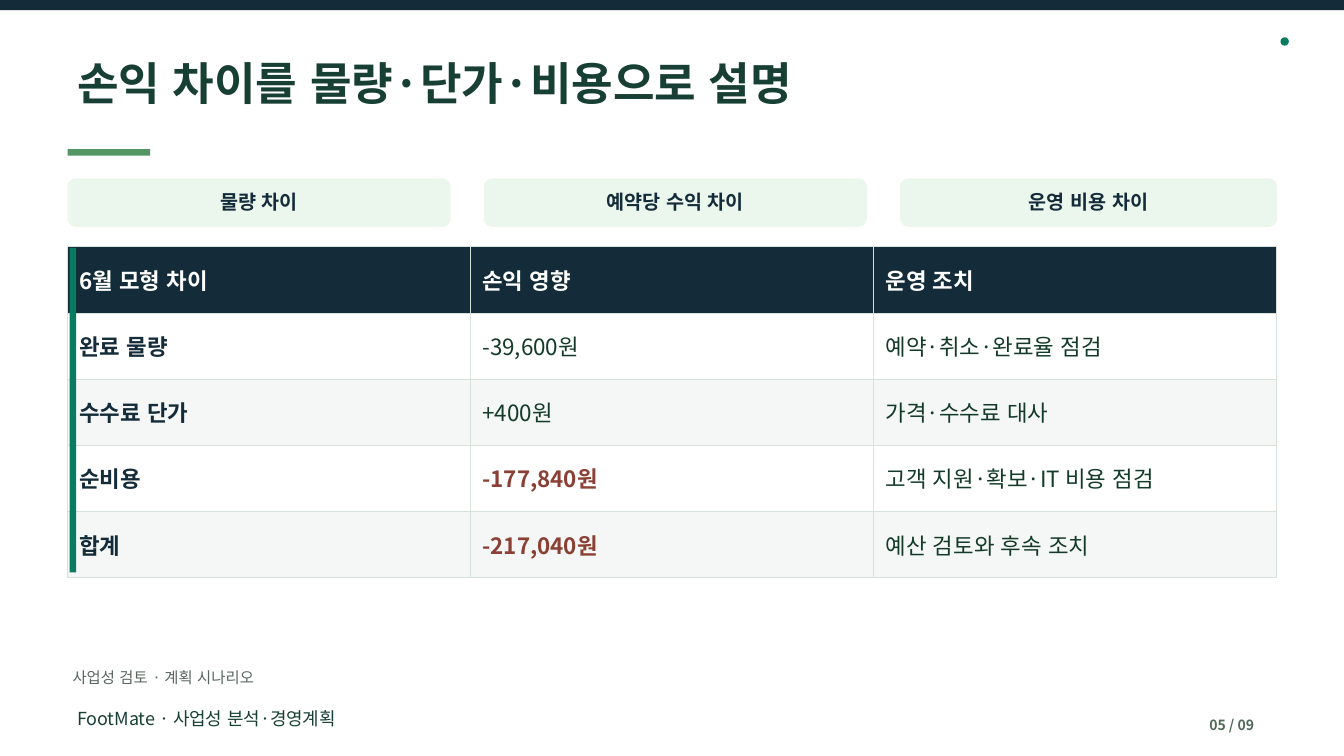
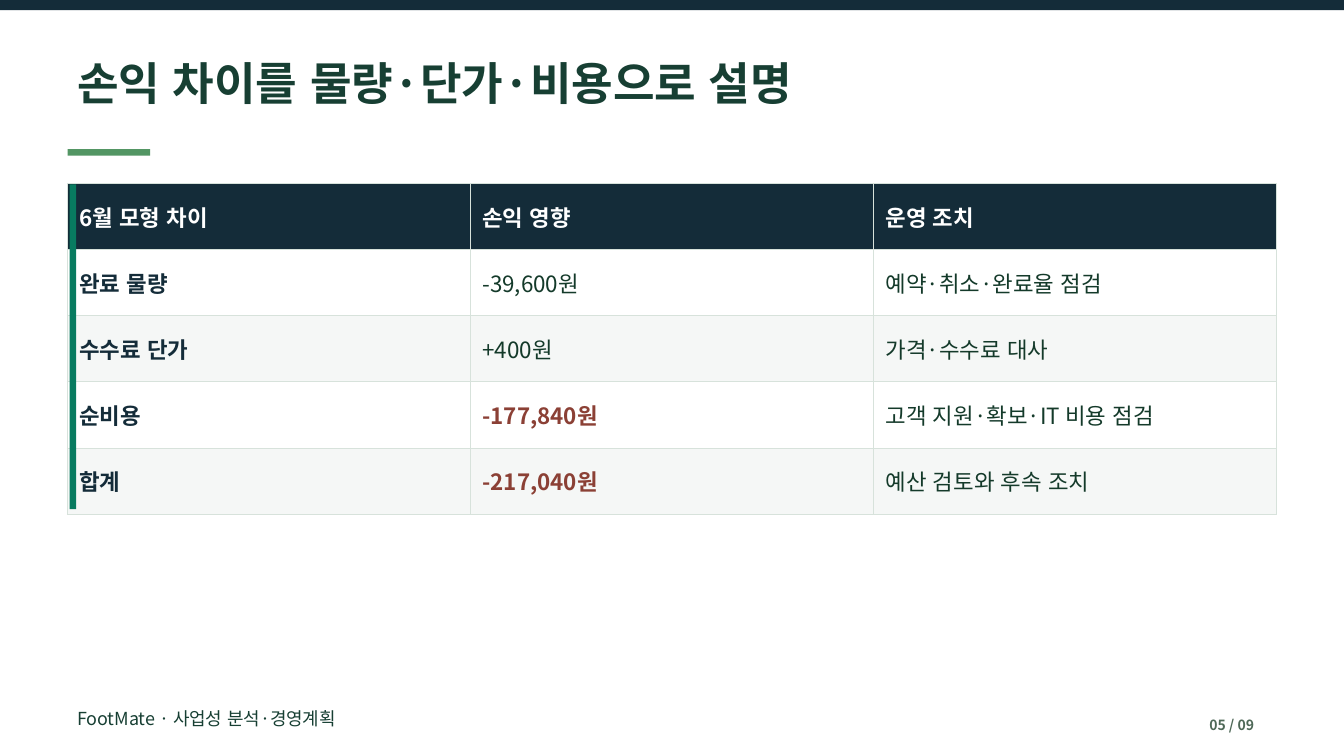
Before and after one commit to dohyunkimmm/footmate-case-study, a slide deck: slide 5 of src/case-study/downloads/footmate_report.pptx. Drawn at 1344x756 pixels with LibreOffice and Linux fonts; fonts in the diff are those of the drawing. Boxes give left, top, right and bottom in pixels: in the first picture for what was removed or moved away, otherwise in the second. Text is boxed around its words. In the diff, an @@ line names an element or a change of style, - is before the commit and + after.

```diff
--- a/src/case-study/downloads/footmate_report.pptx
+++ b/src/case-study/downloads/footmate_report.pptx
@@ ellipse removed at box(1280, 37, 1289, 45) @@
@@ rounded rectangle removed at box(68, 178, 451, 227) @@
@@ rounded rectangle removed at box(484, 178, 867, 227) @@
@@ rounded rectangle removed at box(900, 178, 1277, 227) @@
@@ table: place and size @@
-table at box(68, 247, 1277, 578)
+table at box(68, 184, 1277, 514)
@@ rectangle: place and size @@
-rectangle at box(70, 248, 77, 573)
+rectangle at box(70, 185, 77, 509)
@@ text removed at box(220, 192, 298, 211) @@
-물량 차이
@@ text removed at box(607, 192, 744, 211) @@
-예약당 수익 차이
@@ text removed at box(1029, 192, 1148, 211) @@
-운영 비용 차이
@@ text removed at box(73, 670, 254, 684) @@
-사업성 검토 · 계획 시나리오
```
Also in this commit, not shown: 8 other slides changed, 19 other files.
